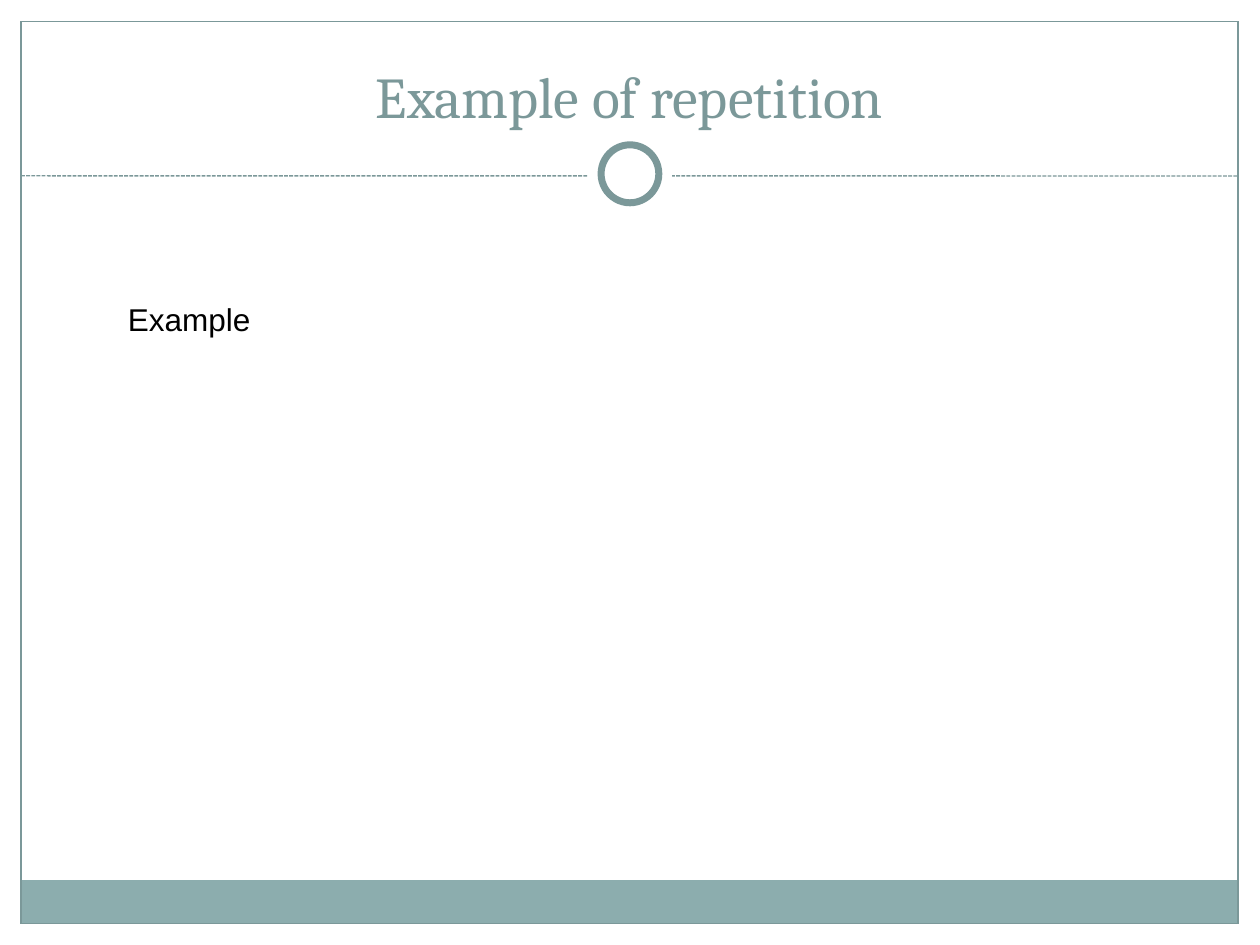
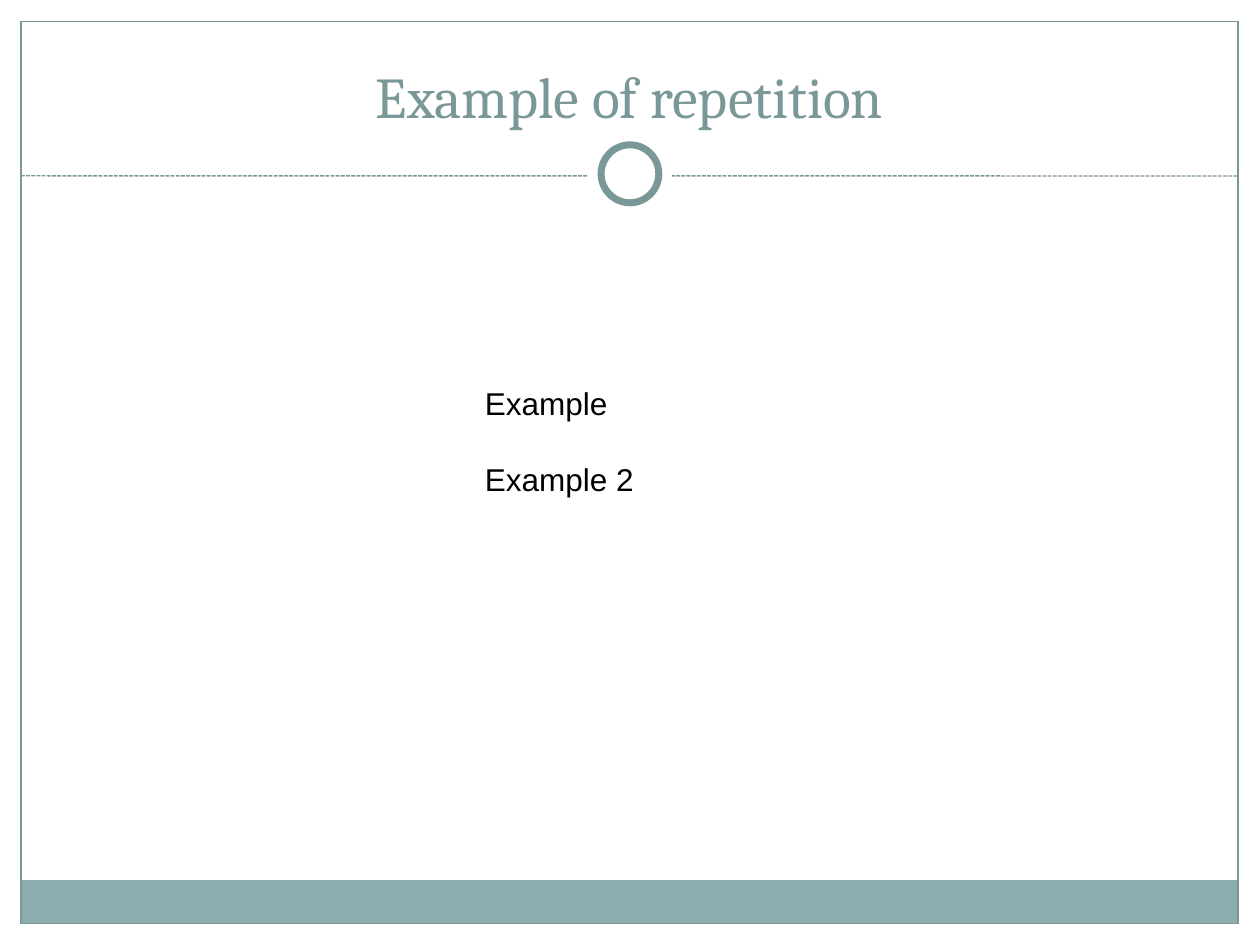
Before and after one commit to arhswebdesign/arhswebdesign.github.io, a slide deck: slide 19 of powerpoint/repetition.ppt. Drawn at 1260x945 pixels with LibreOffice and Linux fonts; fonts in the diff are those of the drawing. Boxes give left, top, right and bottom in pixels: in the first picture for what was removed or moved away, otherwise in the second. Text is boxed around its words. In the diff, an @@ line names an element or a change of style, - is before the commit and + after.

```diff
--- a/powerpoint/repetition.ppt
+++ b/powerpoint/repetition.ppt
@@ text "Example": place and size @@
-text "Example" at (128, 308, 251, 337)
+text "Example" at (485, 392, 634, 497)
@@ text at (485, 468, 634, 497): paragraph added @@
+Example 2
```
Also in this commit, not shown: 3 other slides changed.
